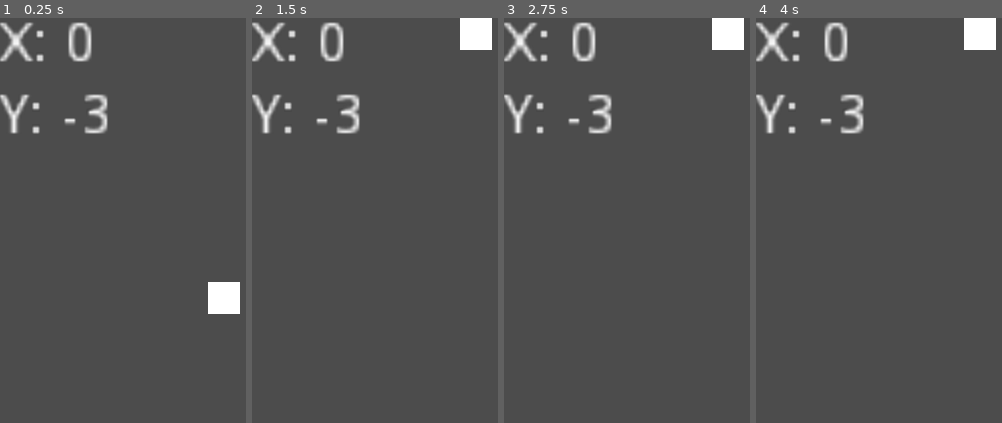
Above: before the commit, frames 1-4 (left to right).
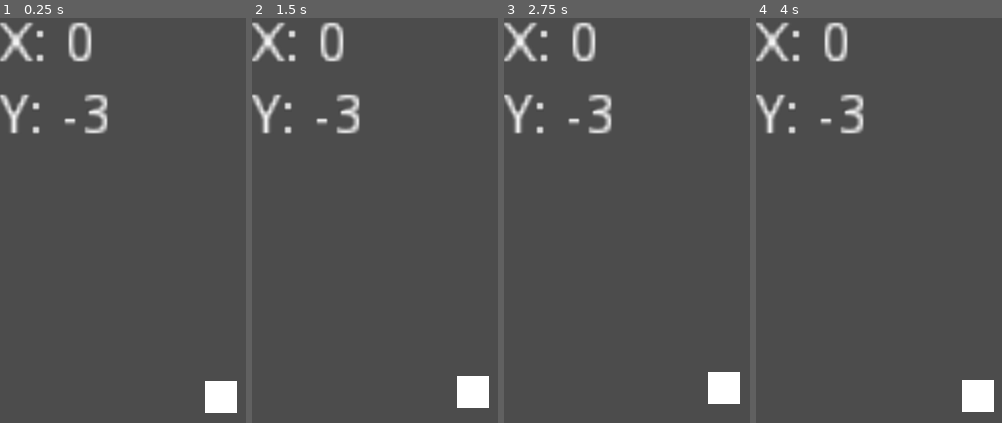
Above: after the commit, the same moments.

Repository: Kiel97/easy-jam-8bits-to-infinity
Game: Godot game, scene res://Game.tscn
Two runs of this game, one before a commit and one after it. Both use one fixed random seed, a clock stepped at 60 frames per second and the inputs below.
Inputs (mouse positions are in pixels of both pictures, inside the frame that each line leads up to):
- Up to frame 1 (0.25 s): no input
- Up to frame 2 (1.5 s): move the mouse to (outside the picture) at 0.52 s; tap Enter at 1.25 s; move the mouse to (outside the picture) at 1.27 s
- Up to frame 3 (2.75 s): tap Space at 2 s; move the mouse to (outside the picture) at 2.02 s
- Up to frame 4 (4 s): tap Enter at 2.75 s; move the mouse to (outside the picture) at 2.77 s; tap Space at 3.5 s; move the mouse to (outside the picture) at 3.52 s

The runs differ from the first frame. In frame 1, 2.1% of the frame differs, in the area x 83-98%, y 65-98%; in frame 2, 2.1%; in frame 3, 2.1%; in frame 4, 2.1%.

Commit message:
Added player movement based on mouse position - delaying it

Diff:
--- a/Player.gd
+++ b/Player.gd
@@ -2,12 +2,22 @@
 
 const ACC_ERROR_MARGIN = 0.1
 const AXIS_Y_CORRECTION = 3
+const FOLLOW_SPEED = 0.08
 
 var velocity
 
+onready var os: String = OS.get_name()
+
 func _process(_delta):
-	var acc: Vector3 = Input.get_accelerometer()
 
-	velocity = Vector2(round(acc.x), round(-(acc.y+AXIS_Y_CORRECTION)))
+	if (os == 'Android' or os == 'iOS'):
+		var acc: Vector3 = Input.get_accelerometer()
+		velocity = Vector2(acc.x, -(acc.y+AXIS_Y_CORRECTION))
+		velocity = move_and_collide(velocity.normalized() * sqrt(3))
+	else: # Web
+		var mouse_pos = get_global_mouse_position()
+		var distance_x = (round(mouse_pos.x - self.position.x)) * FOLLOW_SPEED/100
+		var distance_y = (round(mouse_pos.y - self.position.y)) * FOLLOW_SPEED/100
+		velocity = Vector2(distance_x, distance_y)
 
-	velocity = move_and_collide(velocity.normalized() * sqrt(3))
+		velocity = move_and_collide(velocity)
